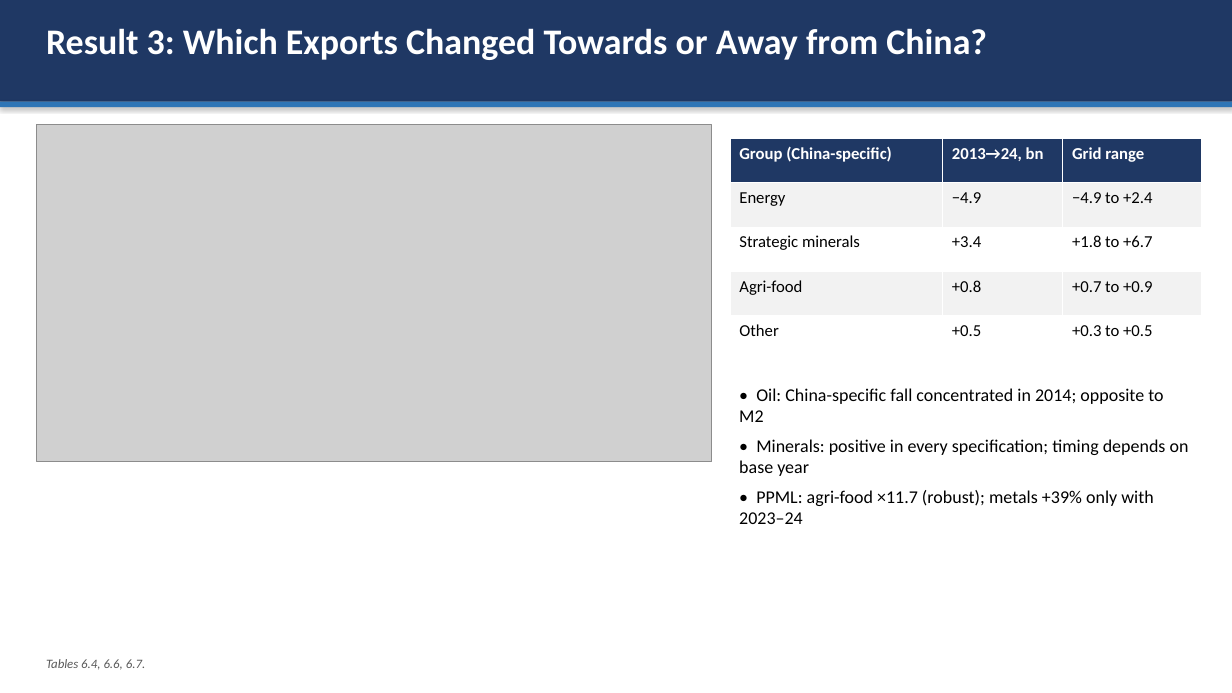
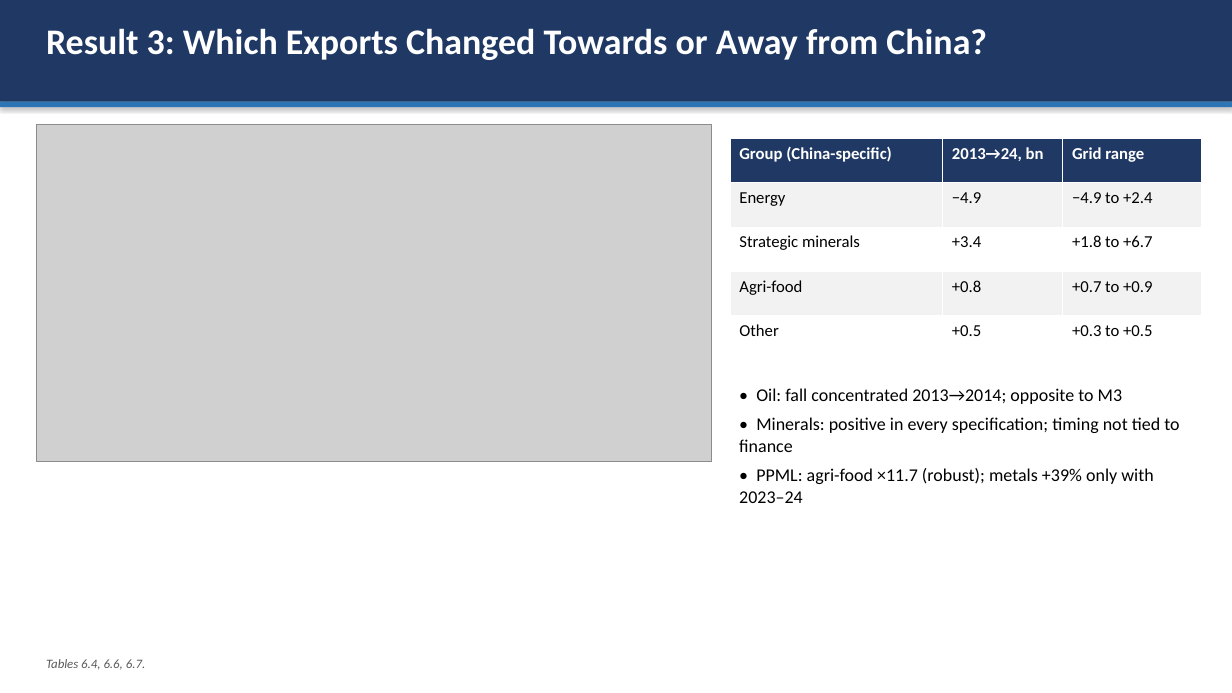
Before and after one commit to omirbeknikar-ship-it/dissertation-final, a slide deck: slide 9 of Paper/defense_presentation.pptx. Drawn at 1232x693 pixels with LibreOffice and Linux fonts; fonts in the diff are those of the drawing; grey boxes stand for pictures. Boxes give left, top, right and bottom in pixels: in the first picture for what was removed or moved away, otherwise in the second. Text is boxed around its words. In the diff, an @@ line names an element or a change of style, - is before the commit and + after.

```diff
--- a/Paper/defense_presentation.pptx
+++ b/Paper/defense_presentation.pptx
@@ text at <box>739,388,1179,452</box>: text changed @@
-• Oil: China-specific fall concentrated in 2014; opposite to M2
-• Minerals: positive in every specification; timing depends on base year
+• Oil: fall concentrated 2013→2014; opposite to M3
+• Minerals: positive in every specification; timing not tied to finance
```
Also in this commit, not shown: 11 other slides changed, 3 slides added, 3 slides removed, 26 other files.
